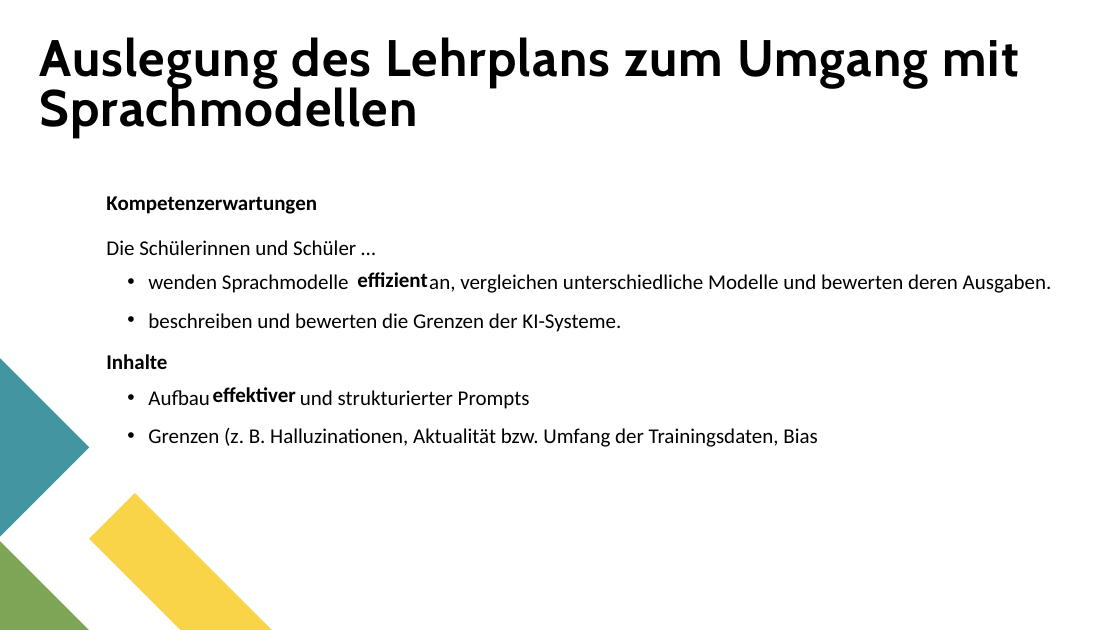
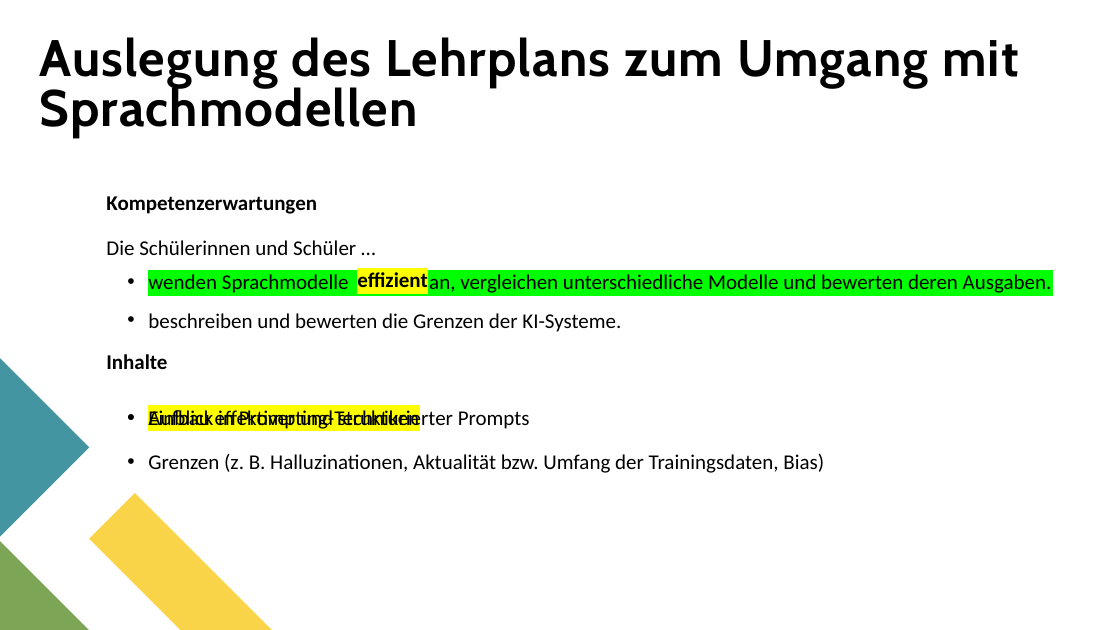
Before and after one commit to spaciva-Bauer/Fortbildungen, a slide deck: slide 7 of Praesentation/MB-Veranstaltung_Sprachmodelle_0.1.pptx. Drawn at 1120x630 pixels with LibreOffice and Linux fonts; fonts in the diff are those of the drawing. Boxes give left, top, right and bottom in pixels: in the first picture for what was removed or moved away, otherwise in the second. Text is boxed around its words. In the diff, an @@ line names an element or a change of style, - is before the commit and + after.

```diff
--- a/Praesentation/MB-Veranstaltung_Sprachmodelle_0.1.pptx
+++ b/Praesentation/MB-Veranstaltung_Sprachmodelle_0.1.pptx
@@ text "effizient" at [357, 272, 427, 287]: highlight none to #FFFF00 @@
@@ text at [148, 274, 1052, 293]: highlight none to #00FF00 in "wenden Sprachmodelle an, vergleichen unterschiedliche Modell ..." @@
@@ text removed at [213, 387, 296, 402] @@
-effektiver
@@ text added at [148, 410, 419, 429], 18 pt, text #000000 @@
+• Einblick in Prompting-Techniken
@@ text added at [148, 407, 530, 431], 18 pt, text #000000 @@
+• Aufbau effektiver und strukturierter Prompts
@@ text at [148, 454, 824, 473]: text changed @@
-• Aufbau und strukturierter Prompts
-• Grenzen (z. B. Halluzinationen, Aktualität bzw. Umfang der Trainingsdaten, Bias
+• Grenzen (z. B. Halluzinationen, Aktualität bzw. Umfang der Trainingsdaten, Bias)
```
Also in this commit, not shown: 3 other slides changed.
